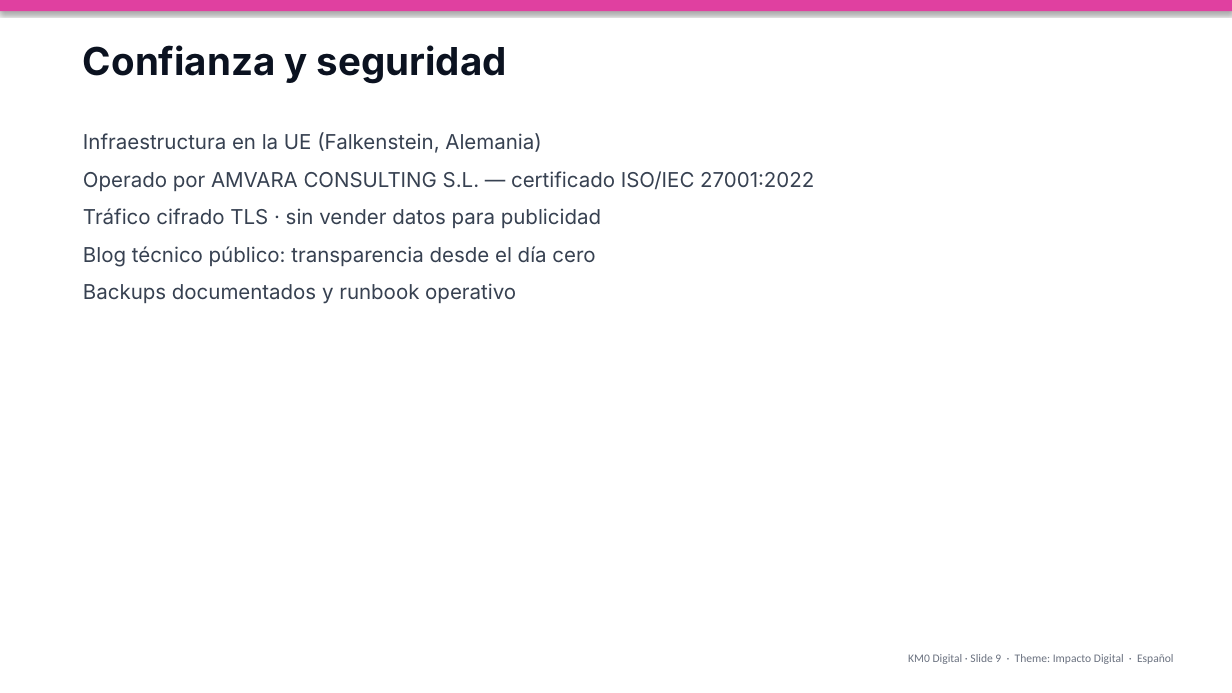
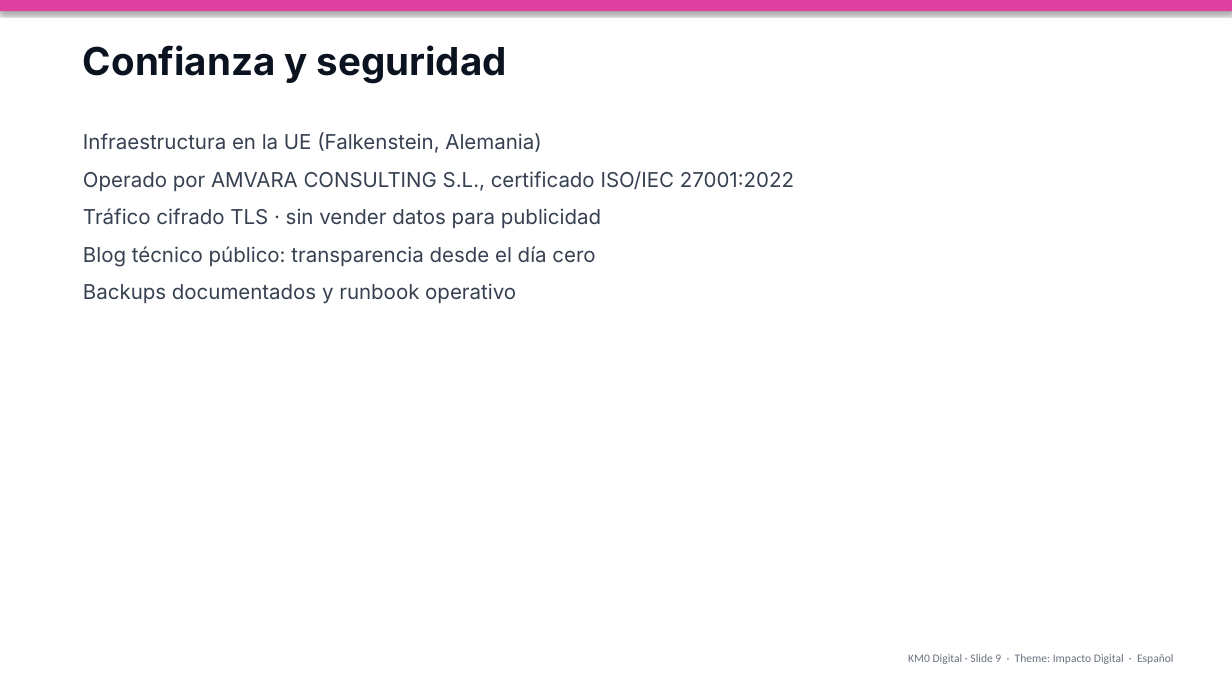
Before and after one commit to AMVARA-CONSULTING/km0-web, a slide deck: slide 9 of presentations/KM0-Impacto-Digital-ES.pptx. Drawn at 1232x693 pixels with LibreOffice and Linux fonts; fonts in the diff are those of the drawing. Boxes give left, top, right and bottom in pixels: in the first picture for what was removed or moved away, otherwise in the second. Text is boxed around its words. In the diff, an @@ line names an element or a change of style, - is before the commit and + after.

```diff
--- a/presentations/KM0-Impacto-Digital-ES.pptx
+++ b/presentations/KM0-Impacto-Digital-ES.pptx
@@ text at [83, 171, 794, 191]: text changed @@
-Operado por AMVARA CONSULTING S.L. — certificado ISO/IEC 27001:2022
+Operado por AMVARA CONSULTING S.L., certificado ISO/IEC 27001:2022
```
Also in this commit, not shown: 4 other slides changed, 41 other files.
